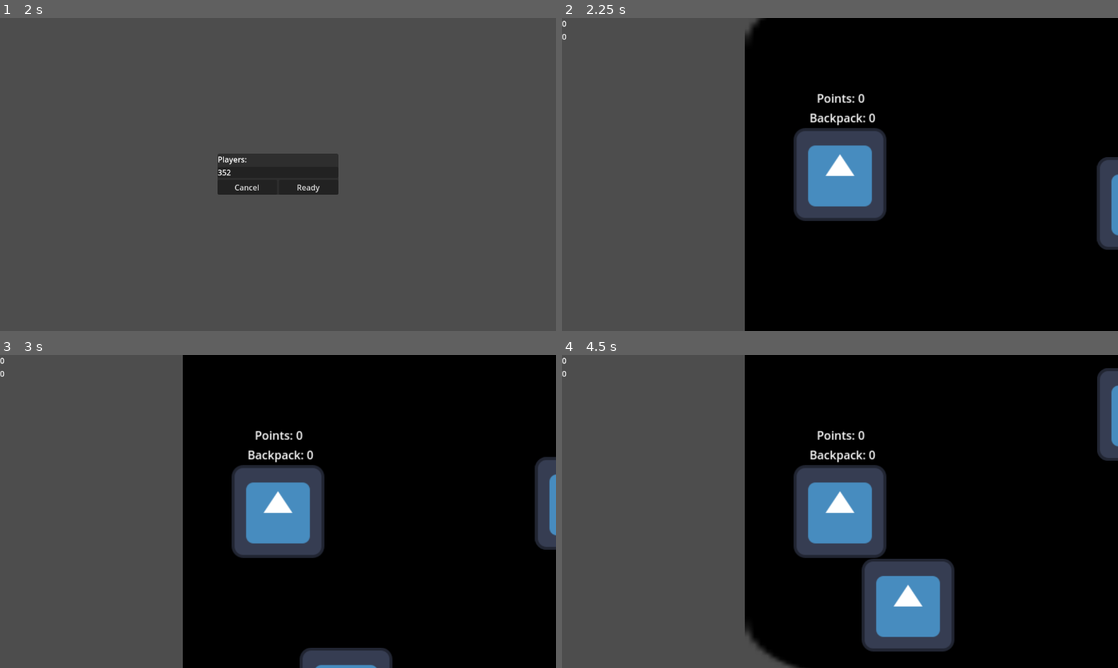
Above: before the commit, frames 1-4 (two rows, left to right).
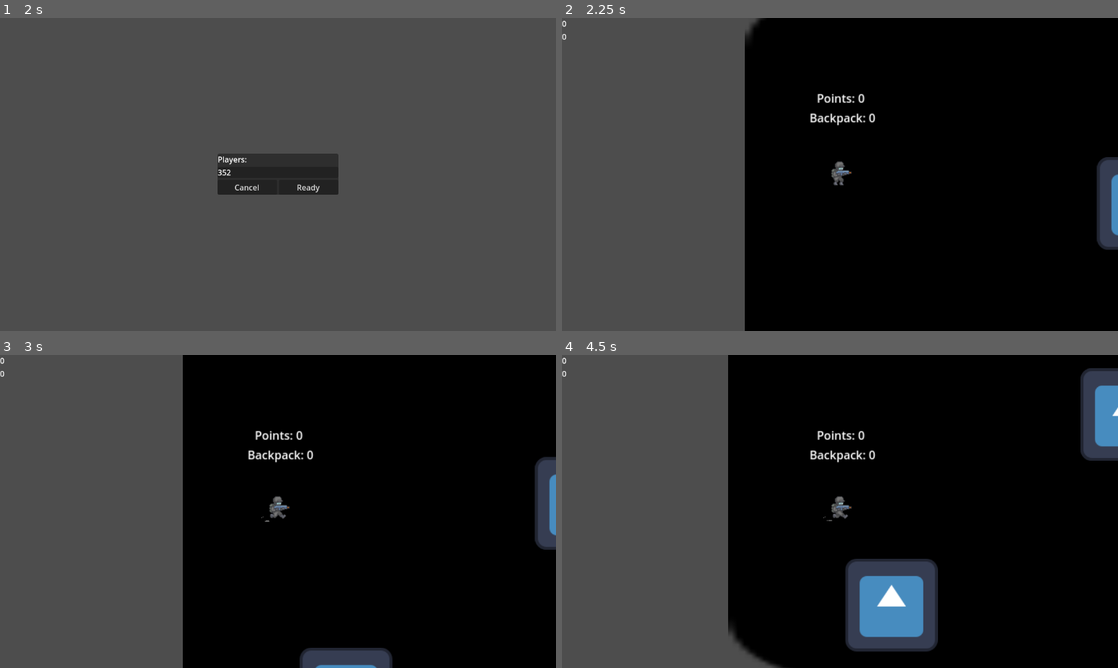
Above: after the commit, the same moments.

Repository: Milwer7/Tiamat-Studios-Game
Game: Godot game, scene res://scenes/lobby.tscn
The game is run twice, just before and just after one commit, with the same random seed, the same clock (stepped at 60 frames per second) and the same inputs. The engine's default icon, where the game draws it, is replaced by a stand-in: a white triangle on a blue panel in a dark square.
Inputs:
- Up to frame 1 (2 s): tap Enter at 0.5 s; hold D (move_right) 0.53-1.25 s; tap E (pick) at 0.6 s; click "Host" at 1.25 s
- Up to frame 2 (2.25 s): click "Ready" at 2 s
- Up to frame 3 (3 s): hold S (move_down) from 2.78 s (still down); tap E (pick) at 2.85 s
- Up to frame 4 (4.5 s): release S (move_down) at 3.53 s; hold D (move_right) 3.53-4.28 s; tap E (pick) at 3.6, 4.35 s; tap Space at 4.25 s; hold W (move_up) from 4.28 s (still down)

Frame 1 is identical in both runs. In frame 2, 4.9% of the frame differs, in the area x 41-59%, y 35-65%; in frame 3, 4.9%; in frame 4, 13%, in the area x 29-100%, y 0-100%.
Error in both runs: Cannot call method 'get_unique_id' on a null value. (res://scripts/lobby.gd:97)

Commit message:
Personaje animaciones

Diff:
--- a/scenes/Player.tscn
+++ b/scenes/Player.tscn
@@ -1,23 +1,181 @@
-[gd_scene load_steps=5 format=3 uid="uid://cs8sfu7xg4qbp"]
+[gd_scene load_steps=17 format=3 uid="uid://cs8sfu7xg4qbp"]
 
 [ext_resource type="Script" path="res://scripts/player.gd" id="1_jd037"]
-[ext_resource type="Texture2D" uid="uid://dbyqqjm6xqy8h" path="res://icon.svg" id="2_o4b0t"]
+[ext_resource type="Texture2D" uid="uid://cmym3bta3vwig" path="res://assets/TeamGunner_By_SecretHideout_060519/CHARACTER_SPRITES/Black/Gunner_Black_Idle.png" id="2_t4fu1"]
+[ext_resource type="Texture2D" uid="uid://b43fdd43o7pqw" path="res://assets/TeamGunner_By_SecretHideout_060519/CHARACTER_SPRITES/Black/Gunner_Black_Run.png" id="3_5rw1f"]
 
 [sub_resource type="CapsuleShape2D" id="CapsuleShape2D_y08x6"]
+radius = 3.33333
+height = 6.66667
 
 [sub_resource type="CircleShape2D" id="CircleShape2D_rfwvt"]
-radius = 74.0608
+radius = 33.0151
+
+[sub_resource type="Animation" id="Animation_y0e7v"]
+resource_name = "idle"
+length = 0.5
+loop_mode = 1
+tracks/0/type = "value"
+tracks/0/imported = false
+tracks/0/enabled = true
+tracks/0/path = NodePath("Pivot/Sprite2D:frame")
+tracks/0/interp = 1
+tracks/0/loop_wrap = true
+tracks/0/keys = {
+"times": PackedFloat32Array(0, 0.1, 0.2, 0.3, 0.4),
+"transitions": PackedFloat32Array(1, 1, 1, 1, 1),
+"update": 1,
+"values": [0, 1, 2, 3, 4]
+}
+tracks/1/type = "value"
+tracks/1/imported = false
+tracks/1/enabled = true
+tracks/1/path = NodePath("Pivot/Sprite2D:hframes")
+tracks/1/interp = 1
+tracks/1/loop_wrap = true
+tracks/1/keys = {
+"times": PackedFloat32Array(0),
+"transitions": PackedFloat32Array(1),
+"update": 1,
+"values": [5]
+}
+tracks/2/type = "value"
+tracks/2/imported = false
+tracks/2/enabled = true
+tracks/2/path = NodePath("Pivot/Sprite2D:texture")
+tracks/2/interp = 1
+tracks/2/loop_wrap = true
+tracks/2/keys = {
+"times": PackedFloat32Array(0),
+"transitions": PackedFloat32Array(1),
+"update": 1,
+"values": [ExtResource("2_t4fu1")]
+}
+
+[sub_resource type="Animation" id="Animation_gnpru"]
+length = 0.001
+tracks/0/type = "value"
+tracks/0/imported = false
+tracks/0/enabled = true
+tracks/0/path = NodePath("Pivot/Sprite2D:frame")
+tracks/0/interp = 1
+tracks/0/loop_wrap = true
+tracks/0/keys = {
+"times": PackedFloat32Array(0),
+"transitions": PackedFloat32Array(1),
+"update": 1,
+"values": [0]
+}
+tracks/1/type = "value"
+tracks/1/imported = false
+tracks/1/enabled = true
+tracks/1/path = NodePath("Pivot/Sprite2D:hframes")
+tracks/1/interp = 1
+tracks/1/loop_wrap = true
+tracks/1/keys = {
+"times": PackedFloat32Array(0),
+"transitions": PackedFloat32Array(1),
+"update": 1,
+"values": [5]
+}
+tracks/2/type = "value"
+tracks/2/imported = false
+tracks/2/enabled = true
+tracks/2/path = NodePath("Pivot/Sprite2D:texture")
+tracks/2/interp = 1
+tracks/2/loop_wrap = true
+tracks/2/keys = {
+"times": PackedFloat32Array(0),
+"transitions": PackedFloat32Array(1),
+"update": 1,
+"values": [ExtResource("2_t4fu1")]
+}
+
+[sub_resource type="Animation" id="Animation_xay08"]
+resource_name = "run"
+length = 0.6
+loop_mode = 1
+tracks/0/type = "value"
+tracks/0/imported = false
+tracks/0/enabled = true
+tracks/0/path = NodePath("Pivot/Sprite2D:hframes")
+tracks/0/interp = 1
+tracks/0/loop_wrap = true
+tracks/0/keys = {
+"times": PackedFloat32Array(0),
+"transitions": PackedFloat32Array(1),
+"update": 1,
+"values": [6]
+}
+tracks/1/type = "value"
+tracks/1/imported = false
+tracks/1/enabled = true
+tracks/1/path = NodePath("Pivot/Sprite2D:frame")
+tracks/1/interp = 1
+tracks/1/loop_wrap = true
+tracks/1/keys = {
+"times": PackedFloat32Array(0, 0.1, 0.2, 0.3, 0.4, 0.5),
+"transitions": PackedFloat32Array(1, 1, 1, 1, 1, 1),
+"update": 1,
+"values": [0, 1, 2, 3, 4, 5]
+}
+tracks/2/type = "value"
+tracks/2/imported = false
+tracks/2/enabled = true
+tracks/2/path = NodePath("Pivot/Sprite2D:texture")
+tracks/2/interp = 1
+tracks/2/loop_wrap = true
+tracks/2/keys = {
+"times": PackedFloat32Array(0),
+"transitions": PackedFloat32Array(1),
+"update": 1,
+"values": [ExtResource("3_5rw1f")]
+}
+
+[sub_resource type="AnimationLibrary" id="AnimationLibrary_43vc3"]
+_data = {
+"RESET": SubResource("Animation_gnpru"),
+"idle": SubResource("Animation_y0e7v"),
+"run": SubResource("Animation_xay08")
+}
+
+[sub_resource type="AnimationNodeAnimation" id="AnimationNodeAnimation_hbxn3"]
+animation = &"idle"
+
+[sub_resource type="AnimationNodeAnimation" id="AnimationNodeAnimation_qg45f"]
+animation = &"run"
+
+[sub_resource type="AnimationNodeStateMachineTransition" id="AnimationNodeStateMachineTransition_u0hqq"]
+advance_mode = 2
+
+[sub_resource type="AnimationNodeStateMachineTransition" id="AnimationNodeStateMachineTransition_6d2e8"]
+
+[sub_resource type="AnimationNodeStateMachineTransition" id="AnimationNodeStateMachineTransition_i26dm"]
+
+[sub_resource type="AnimationNodeStateMachine" id="AnimationNodeStateMachine_om21u"]
+states/End/position = Vector2(763, 102)
+states/Start/position = Vector2(267, 102)
+states/idle/node = SubResource("AnimationNodeAnimation_hbxn3")
+states/idle/position = Vector2(372, 67)
+states/run/node = SubResource("AnimationNodeAnimation_qg45f")
+states/run/position = Vector2(540, 102)
+transitions = ["Start", "idle", SubResource("AnimationNodeStateMachineTransition_u0hqq"), "idle", "run", SubResource("AnimationNodeStateMachineTransition_6d2e8"), "run", "idle", SubResource("AnimationNodeStateMachineTransition_i26dm")]
+
+[sub_resource type="AnimationNodeStateMachinePlayback" id="AnimationNodeStateMachinePlayback_mmd1w"]
 
 [node name="Player" type="CharacterBody2D" groups=["Player"]]
 script = ExtResource("1_jd037")
 
 [node name="CollisionShape2D" type="CollisionShape2D" parent="."]
-position = Vector2(0, 10)
+position = Vector2(-2, 10)
 scale = Vector2(3, 3)
 shape = SubResource("CapsuleShape2D_y08x6")
 
-[node name="Sprite2D" type="Sprite2D" parent="."]
-texture = ExtResource("2_o4b0t")
+[node name="Pivot" type="Node2D" parent="."]
+
+[node name="Sprite2D" type="Sprite2D" parent="Pivot"]
+texture = ExtResource("2_t4fu1")
+hframes = 5
 
 [node name="CollectionArea" type="Area2D" parent="."]
 
@@ -45,5 +203,15 @@
 [node name="CharacterCamera" type="Camera2D" parent="."]
 zoom = Vector2(1.5, 1.5)
 
+[node name="AnimationPlayer" type="AnimationPlayer" parent="."]
+libraries = {
+"": SubResource("AnimationLibrary_43vc3")
+}
+
+[node name="AnimationTree" type="AnimationTree" parent="."]
+tree_root = SubResource("AnimationNodeStateMachine_om21u")
+anim_player = NodePath("../AnimationPlayer")
+parameters/playback = SubResource("AnimationNodeStateMachinePlayback_mmd1w")
+
 [connection signal="area_entered" from="CollectionArea" to="." method="_on_collection_area_area_entered"]
 [connection signal="area_exited" from="CollectionArea" to="." method="_on_collection_area_area_exited"]
--- a/scripts/player.gd
+++ b/scripts/player.gd
@@ -2,7 +2,7 @@
 extends CharacterBody2D
 
 
-@export var speed = 300
+const speed = 300
 @export var acceleration = 4000
 @export var backpack_max_size = 10
 @export var backpack_size = 0
@@ -11,22 +11,30 @@
 @onready var deposit_delay = $depositDelay
 @onready var label_2 = $Label2
 @onready var character_camera = $CharacterCamera
+@onready var animation_player = $AnimationPlayer
+@onready var animation_tree = $AnimationTree
+@onready var playback = animation_tree.get("parameters/playback")
+@onready var pivot = $Pivot
 
 var is_on_deposit_zone = false
-var move_input = 0
+var move_input = Vector2(0,0)
 var collectables : Array = []
 var collected : Array = []
 
 signal scores_updated
 
 func init(id):
+
 	set_multiplayer_authority(id)
 	name = str(id)
 	if is_multiplayer_authority():
 		character_camera.make_current()
+	animation_tree.active = true
 
 func _ready_():
 	deposit_delay.time_left = 0
+
+
 
 func move_character(delta) -> void:
 		# Moves the character based on the input on both axis
@@ -37,6 +45,7 @@
 		move_and_slide()
 
 		rpc("send_data", global_position, velocity, move_input)
+
 
 func _physics_process(delta) -> void:
 	if is_multiplayer_authority():
@@ -52,6 +61,14 @@
 
 		if is_on_deposit_zone and backpack_size > 0 and deposit_delay.time_left == 0:
 			deposit()
+
+		#Animation
+	if move_input.x != 0:
+		pivot.scale.x = sign(move_input.x)
+	if abs(velocity.x) >= 10 or abs(velocity.y) >= 10 or move_input != Vector2.ZERO:
+		playback.travel("run")
+	else:
+		playback.travel("idle")
 
 func deposit():
 	deposit_delay.start()
Binary file added: assets/TeamGunner_By_SecretHideout_060519/CHARACTER_SPRITES/Black/Gunner_Black_Crouch.png
Not shown, added: assets/TeamGunner_By_SecretHideout_060519/CHARACTER_SPRITES/Black/Gunner_Black_Crouch.png.import
Binary file added: assets/TeamGunner_By_SecretHideout_060519/CHARACTER_SPRITES/Black/Gunner_Black_Death.png
Not shown, added: assets/TeamGunner_By_SecretHideout_060519/CHARACTER_SPRITES/Black/Gunner_Black_Death.png.import
Binary file added: assets/TeamGunner_By_SecretHideout_060519/CHARACTER_SPRITES/Black/Gunner_Black_Idle.png
Not shown, added: assets/TeamGunner_By_SecretHideout_060519/CHARACTER_SPRITES/Black/Gunner_Black_Idle.png.import
Binary file added: assets/TeamGunner_By_SecretHideout_060519/CHARACTER_SPRITES/Black/Gunner_Black_Jump.png
Not shown, added: assets/TeamGunner_By_SecretHideout_060519/CHARACTER_SPRITES/Black/Gunner_Black_Jump.png.import
Binary file added: assets/TeamGunner_By_SecretHideout_060519/CHARACTER_SPRITES/Black/Gunner_Black_Run.png
Not shown, added: assets/TeamGunner_By_SecretHideout_060519/CHARACTER_SPRITES/Black/Gunner_Black_Run.png.import
Binary file added: assets/TeamGunner_By_SecretHideout_060519/CHARACTER_SPRITES/Blue/Gunner_Blue_Crouch.png
Not shown, added: assets/TeamGunner_By_SecretHideout_060519/CHARACTER_SPRITES/Blue/Gunner_Blue_Crouch.png.import
(and 79 more such lines)
